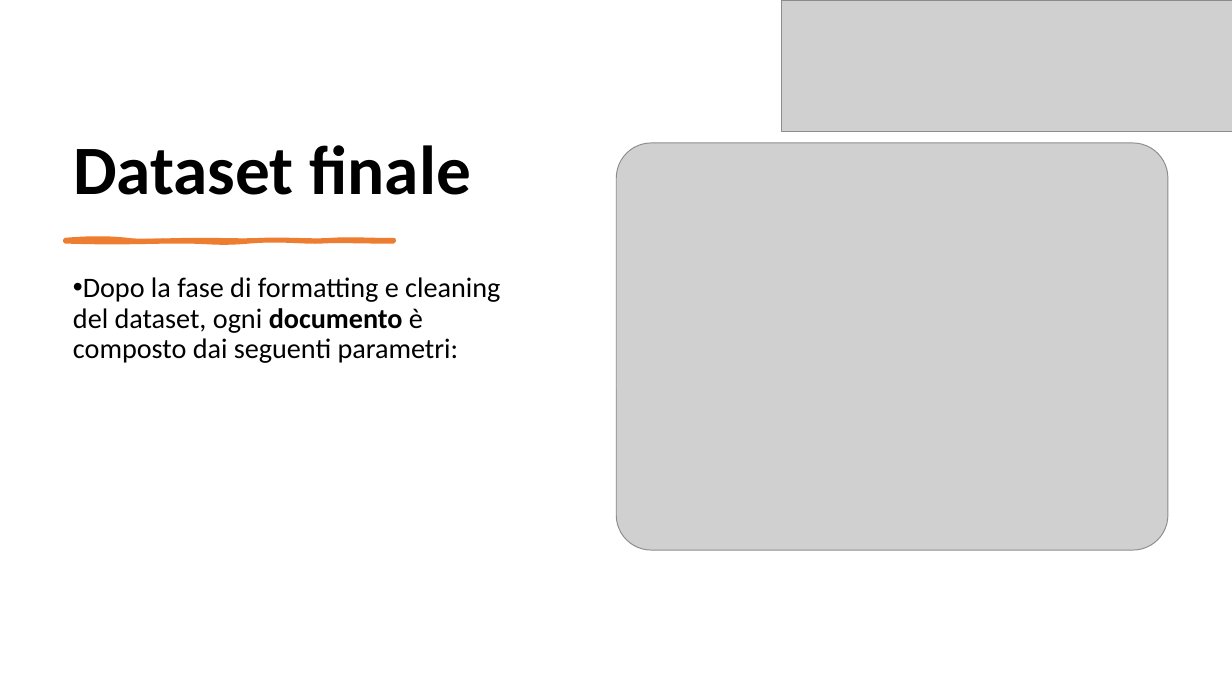
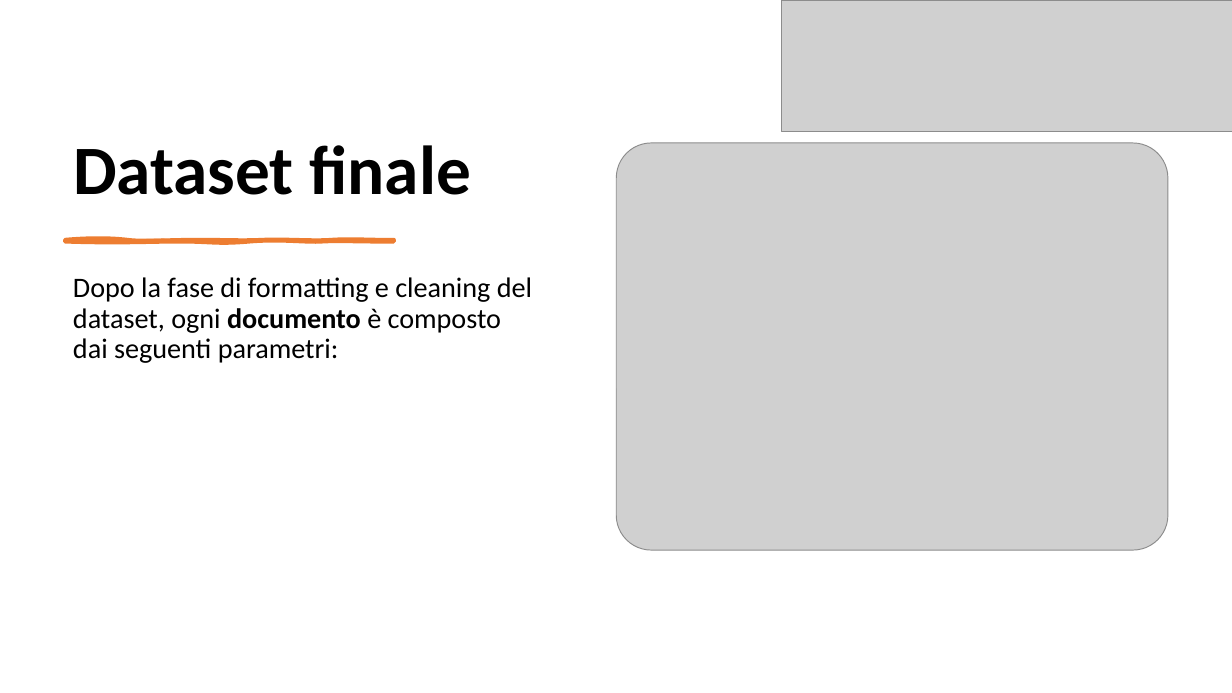
Before and after one commit to Robertales/tripdata-bike-chicago-bd2, a slide deck: slide 3 of presentazione/PresentazioneRobertazziBarberisBD2Final.pptx. Drawn at 1232x693 pixels with LibreOffice and Linux fonts; fonts in the diff are those of the drawing; grey boxes stand for pictures. Boxes give left, top, right and bottom in pixels: in the first picture for what was removed or moved away, otherwise in the second. Text is boxed around its words. In the diff, an @@ line names an element or a change of style, - is before the commit and + after.

```diff
--- a/presentazione/PresentazioneRobertazziBarberisBD2Final.pptx
+++ b/presentazione/PresentazioneRobertazziBarberisBD2Final.pptx
@@ text "Dopo la fase di formatting ..." at (73, 277, 532, 363): bullet • to none @@
```
Also in this commit, not shown: 2 other slides changed, 17 other files.
